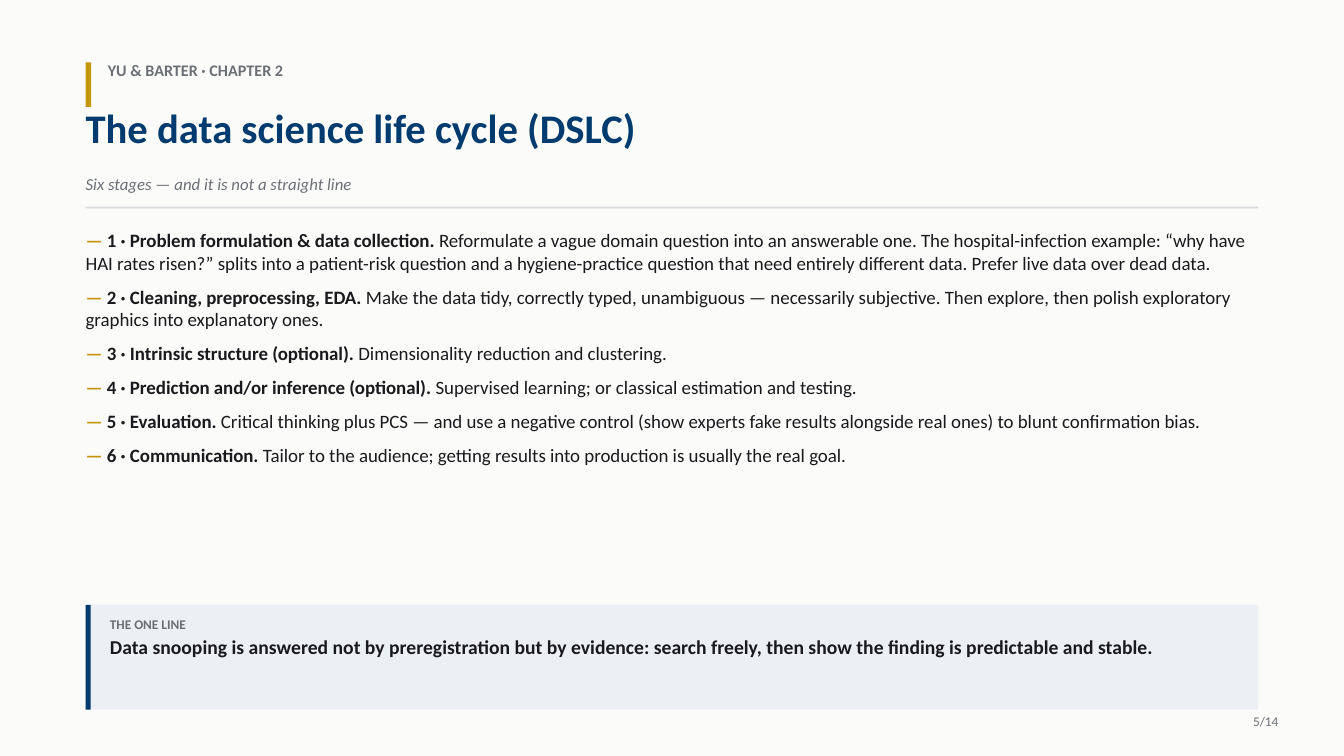
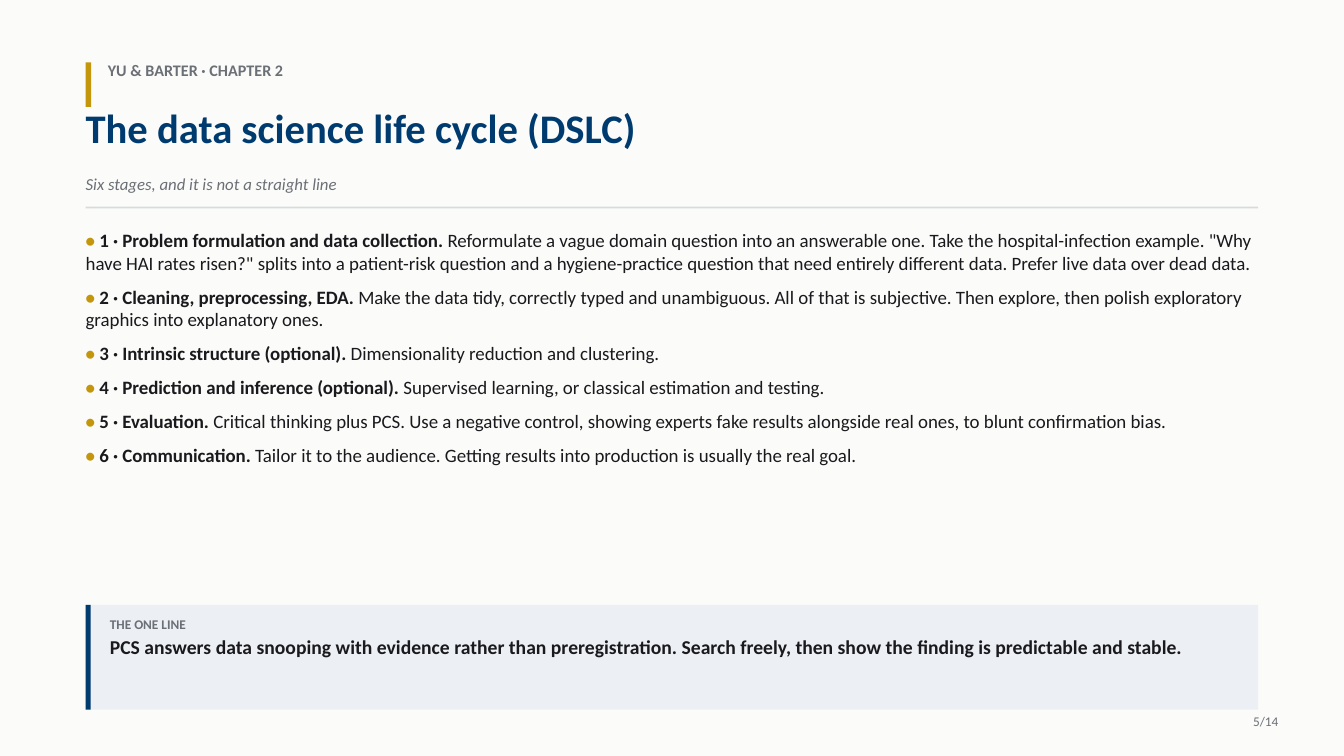
Before and after one commit to Ivar-Rydstrom/stat-215a-notes, a slide deck: slide 5 of readings/lecture1/lecture1.pptx. Drawn at 1344x756 pixels with LibreOffice and Linux fonts; fonts in the diff are those of the drawing. Boxes give left, top, right and bottom in pixels: in the first picture for what was removed or moved away, otherwise in the second. Text is boxed around its words. In the diff, an @@ line names an element or a change of style, - is before the commit and + after.

```diff
--- a/readings/lecture1/lecture1.pptx
+++ b/readings/lecture1/lecture1.pptx
@@ text at (86, 178, 336, 193): text changed @@
-Six stages — and it is not a straight line
+Six stages, and it is not a straight line
@@ text at (86, 233, 1251, 466): text changed @@
-— 1 · Problem formulation & data collection. Reformulate a vague domain question into an answerable one. The hospital-infection example: “why have HAI rates risen?” splits into a patient-risk question and a hygiene-practice question that need entirely different data. Prefer live data over dead data.
-— 2 · Cleaning, preprocessing, EDA. Make the data tidy, correctly typed, unambiguous — necessarily subjective. Then explore, then polish exploratory graphics into explanatory ones.
-— 3 · Intrinsic structure (optional). Dimensionality reduction and clustering.
-— 4 · Prediction and/or inference (optional). Supervised learning; or classical estimation and testing.
-— 5 · Evaluation. Critical thinking plus PCS — and use a negative control (show experts fake results alongside real ones) to blunt confirmation bias.
-— 6 · Communication. Tailor to the audience; getting results into production is usually the real goal.
+• 1 · Problem formulation and data collection. Reformulate a vague domain question into an answerable one. Take the hospital-infection example. "Why have HAI rates risen?" splits into a patient-risk question and a hygiene-practice question that need entirely different data. Prefer live data over dead data.
+• 2 · Cleaning, preprocessing, EDA. Make the data tidy, correctly typed and unambiguous. All of that is subjective. Then explore, then polish exploratory graphics into explanatory ones.
+• 3 · Intrinsic structure (optional). Dimensionality reduction and clustering.
+• 4 · Prediction and inference (optional). Supervised learning, or classical estimation and testing.
+• 5 · Evaluation. Critical thinking plus PCS. Use a negative control, showing experts fake results alongside real ones, to blunt confirmation bias.
+• 6 · Communication. Tailor it to the audience. Getting results into production is usually the real goal.
@@ text at (110, 640, 1181, 658): text changed @@
-Data snooping is answered not by preregistration but by evidence: search freely, then show the finding is predictable and stable.
+PCS answers data snooping with evidence rather than preregistration. Search freely, then show the finding is predictable and stable.
```
Also in this commit, not shown: 13 other slides changed, 1 other file.
